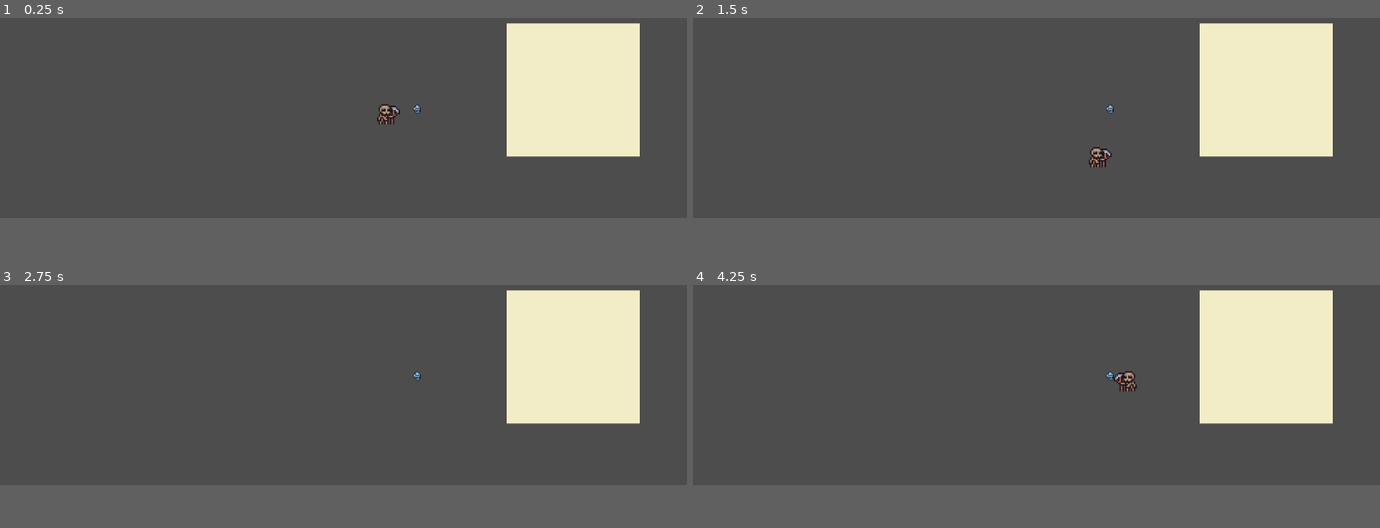
Above: before the commit, frames 1-4 (two rows, left to right).
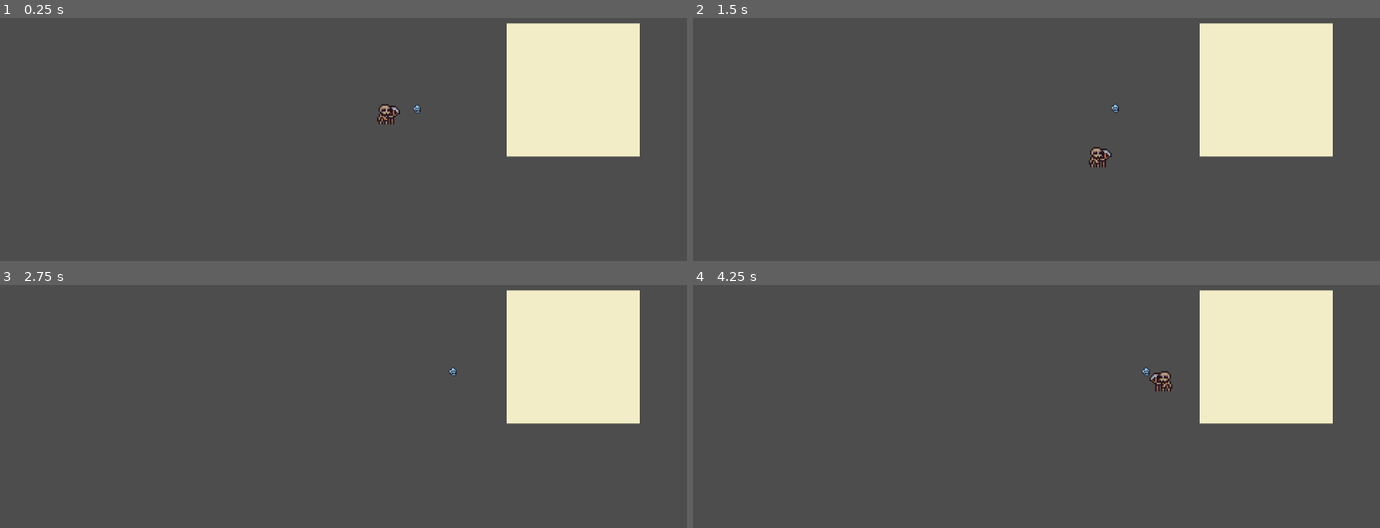
Above: after the commit, the same moments.

Repository: kinghos/GMTK-Game-Jam-2025
Game: Godot game, scene res://test_scene_player.tscn
The game is run twice, just before and just after one commit, with the same random seed, the same clock (stepped at 60 frames per second) and the same inputs. This scene is started directly instead of the project's main scene.
Inputs (mouse positions are in pixels of both pictures, inside the frame that each line leads up to):
- Up to frame 1 (0.25 s): no input
- Up to frame 2 (1.5 s): tap Enter at 0.5 s; move the mouse to (1187, 30) at 0.52 s; hold Right (Right) 0.53-1.28 s; hold Space (Kick, bound only after the commit) 0.53-1.28 s; click (1187, 30) at 0.67 s; move the mouse to (899, 64) at 1.27 s; hold S (Down) from 1.28 s (still down); tap Space (Kick, bound only after the commit) at 1.35 s
- Up to frame 3 (2.75 s): move the mouse to (outside the picture) at 2.02 s; release S (Down) at 2.03 s; hold Right (Right) from 2.03 s (still down); hold Space (Kick, bound only after the commit) from 2.03 s (still down)
- Up to frame 4 (4.25 s): tap Enter at 2.75 s; move the mouse to (1002, 382) at 2.77 s; release Right (Right) at 2.78 s; release Space (Kick, bound only after the commit) at 2.78 s; hold Up (Up) 2.78-3.53 s; tap Space (Kick, bound only after the commit) at 2.85 s; click (1002, 382) at 2.92 s; move the mouse to (1242, 365) at 3.52 s; hold Left (Left) from 3.53 s (still down); hold Space (Kick, bound only after the commit) from 3.53 s (still down)
In our replay, the window is 800x400 before the commit and 800x450 after it. These sizes can differ from the game's own. Grey fills any space a smaller window leaves; there, only what the larger window draws over its background counts as a difference.

The runs differ from the first frame. In frame 1, only the window size differs. In frame 2, less than 0.1% of the frame differs, in the area x 60-62%, y 35-40%; in frame 3, less than 0.1%; in frame 4, 0.4%, in the area x 60-70%, y 33-44%.

Commit message:
Functioning kick

Diff:
--- a/project.godot
+++ b/project.godot
@@ -23,9 +23,13 @@
 [display]
 
 window/size/viewport_width=960
-window/size/viewport_height=480
+window/size/viewport_height=540
 window/stretch/mode="viewport"
 window/stretch/aspect="expand"
+
+[global_group]
+
+Pens=""
 
 [input]
 
@@ -53,6 +57,11 @@
 , Object(InputEventKey,"resource_local_to_scene":false,"resource_name":"","device":-1,"window_id":0,"alt_pressed":false …(182 unchanged characters)…
 ]
 }
+Kick={
+"deadzone": 0.2,
+"events": [Object(InputEventKey,"resource_local_to_scene":false,"resource_name":"","device":-1,"window_id":0,"alt_pressed":false,"shift_pressed":false,"ctrl_pressed":false,"meta_pressed":false,"pressed":false,"keycode":0,"physical_keycode":32,"key_label":0,"unicode":32,"location":0,"echo":false,"script":null)
+]
+}
 
 [rendering]
 
--- a/scenes/animals/animal.gd
+++ b/scenes/animals/animal.gd
@@ -2,10 +2,33 @@
 class_name BaseAnimal
 
 var in_kick_range: bool
+@export var kick_distance: float = 50
 
 func _on_kick_range_body_entered(body: Node2D) -> void:
-	in_kick_range = true
-
+	if body is Player:
+		in_kick_range = true
+		body.animals_in_range.append(self)
 
 func _on_kick_range_body_exited(body: Node2D) -> void:
-	in_kick_range = false
+	if body is Player:
+		in_kick_range = false
+		body.animals_in_range.erase(self)
+
+func kick():
+	var closest = INF
+	var closest_pen: Node2D
+	var diff
+
+	for pen: Node2D in get_tree().get_nodes_in_group("Pens"):
+		diff = global_position.distance_to(pen.global_position)
+		if diff < closest:
+			closest_pen = pen
+			closest = diff
+
+	diff = global_position - closest_pen.global_position
+	diff = diff.normalized() * kick_distance
+	print(closest_pen.global_position, global_position)
+	var end_pos = global_position - diff
+	var tween = create_tween()
+	print("Global Pos", global_position, "End pos", end_pos)
+	tween.tween_property(self, "global_position", end_pos, 1)
--- a/scenes/pen.tscn
+++ b/scenes/pen.tscn
@@ -3,7 +3,7 @@
 [sub_resource type="RectangleShape2D" id="RectangleShape2D_lpxs5"]
 size = Vector2(186, 186)
 
-[node name="Pen" type="Node2D"]
+[node name="Pen" type="Node2D" groups=["Pens"]]
 
 [node name="ColorRect" type="ColorRect" parent="."]
 offset_left = -93.0
--- a/scenes/player.gd
+++ b/scenes/player.gd
@@ -1,7 +1,10 @@
 extends CharacterBody2D
+class_name Player
 
 @export var speed = 300
 @onready var animated_sprite_2d: AnimatedSprite2D = $AnimatedSprite2D
+
+var animals_in_range: Array[BaseAnimal]
 
 func _physics_process(delta: float) -> void:
 	var direction = Input.get_vector("Left", "Right", "Up", "Down")
@@ -12,3 +15,8 @@
 	velocity = speed * direction
 
 	move_and_slide()
+
+func _input(event: InputEvent) -> void:
+	if event.is_action_pressed("Kick"):
+		for animal in animals_in_range:
+			animal.kick()
--- a/test_scene_player.tscn
+++ b/test_scene_player.tscn
@@ -14,4 +14,5 @@
 position = Vector2(541, 335)
 
 [node name="Pen" parent="." instance=ExtResource("3_1oipk")]
+z_index = -1
 position = Vector2(801, 301)
